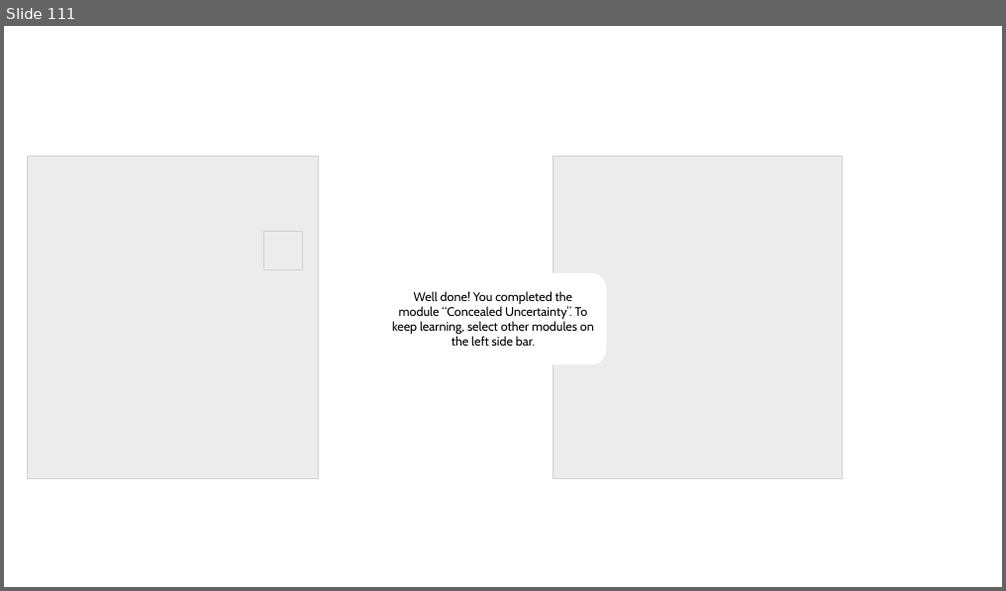
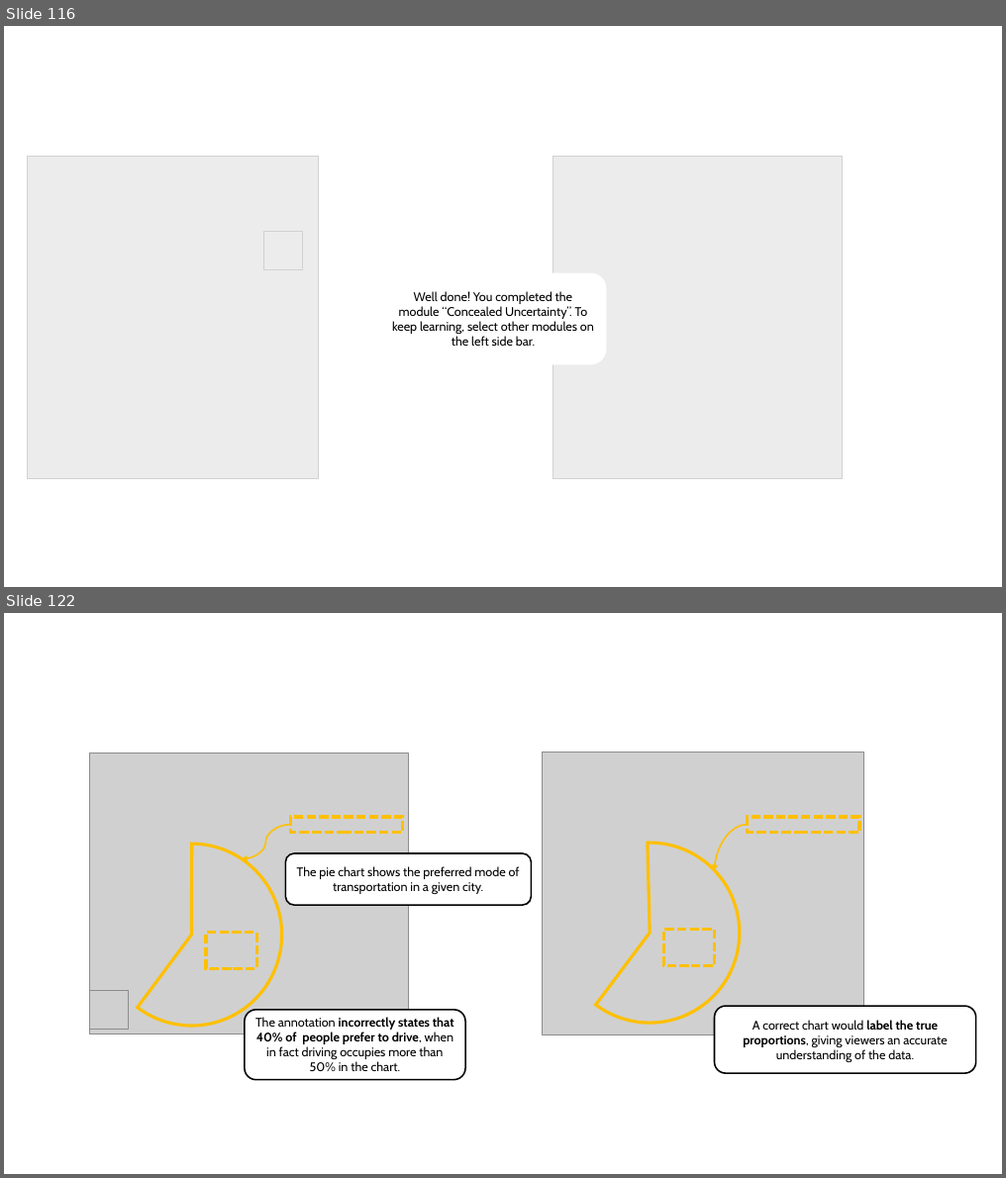
Before and after one commit to marianast97/VisualizationLiteracy, a slide deck: LearningContent/LearningContent.pptx. Shown one above the other, each under a label of ours: slide 111 before the commit, slides 116 and 122 after it; the slides between them are not shown. The pictures are 1006x591 and 1006x1178 pixels, drawn with LibreOffice and Linux fonts; fonts in the diff are those of the drawing; grey boxes stand for pictures. Boxes give left, top, right and bottom in pixels: in the first picture for what was removed or moved away, otherwise in the second. Text is boxed around its words. In the diff, an @@ line names an element or a change of style, - is before the commit and + after.

```diff
--- a/LearningContent/LearningContent.pptx
+++ b/LearningContent/LearningContent.pptx
@@ slide 122 added at [4, 613, 1002, 1174], background #FFFFFF @@
@@ picture added at [89, 753, 408, 1035] @@
@@ picture added at [542, 752, 864, 1035] @@
@@ rectangle added at [290, 817, 402, 832], outline #FFC000 3 pt dashed @@
@@ rectangle added at [747, 817, 859, 832], outline #FFC000 3 pt dashed @@
@@ pie slice (boxed as its full ellipse) added at [101, 844, 282, 1026], outline #FFC000 3 pt @@
@@ curved arrow added from (290, 825) to (242, 860), #FFC000 1.5 pt @@
@@ pie slice (boxed as its full ellipse) added at [560, 843, 740, 1023], outline #FFC000 3 pt @@
@@ curved arrow added from (747, 825) to (715, 871), #FFC000 1.5 pt @@
@@ rounded rectangle added at [285, 854, 531, 905], fill #FFFFFF, outline #000000 1.5 pt, 12 pt, text #000000 @@
+The pie chart shows the preferred mode of transportation in a given city.
@@ rectangle added at [206, 933, 257, 968], outline #FFC000 3 pt dashed @@
@@ rectangle added at [663, 930, 715, 965], outline #FFC000 3 pt dashed @@
@@ picture added at [89, 990, 129, 1029] @@
@@ rounded rectangle added at [245, 1010, 465, 1080], fill #FFFFFF, outline #000000 1.5 pt, 12 pt, text #000000 @@
+The annotation incorrectly states that 40% of people prefer to drive, when in fact driving occupies more than 50% in the chart.
@@ rounded rectangle added at [715, 1006, 976, 1073], fill #FFFFFF, outline #000000 1.5 pt, 12 pt, text #000000 @@
+A correct chart would label the true proportions, giving viewers an accurate understanding of the data.
@@ what was slide 111 is now slide 116 @@
```
Also in this commit, not shown: 1 slide changed, 72 other slides added, 18 other files.
